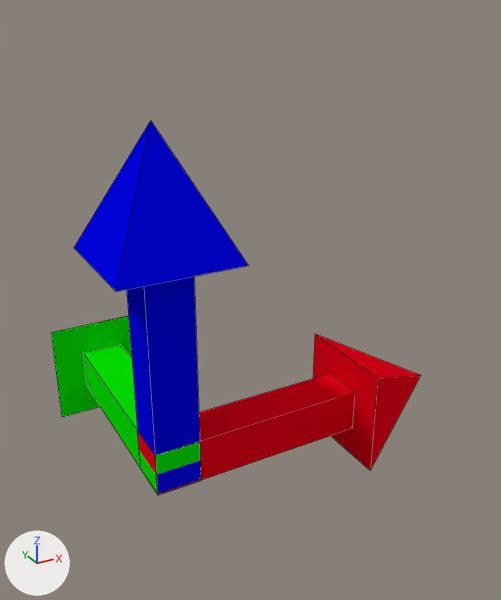
The Blender file asserts/arrows.blend, before and after one commit.
The view is the same before and after, from a camera (50 mm lens) standing at (-1.76, -4.64, 3.8) and looking at (1.41, 1.13, 0.91). The axes (+X, +Y, +Z) are drawn at lower left. The lights are the same throughout. Mesh edges are drawn as thin lines.
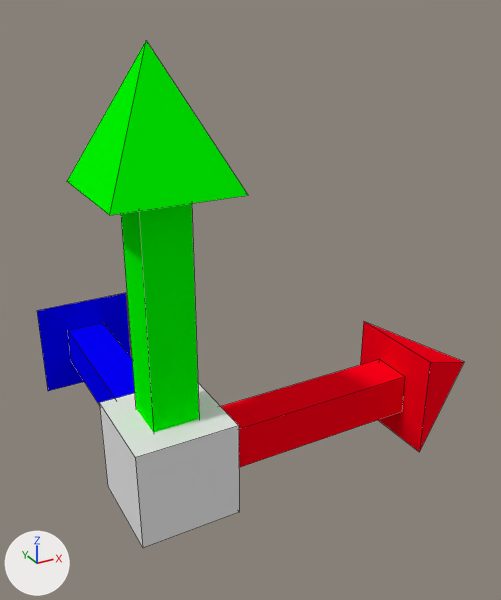
The change, as a diff of the scene's bpy script:
```diff
--- a/asserts/arrows.blend.py
+++ b/asserts/arrows.blend.py
@@ mat_material_001 @@
 mat_material_001 = principled_material('Material.001')
-mat_material_001.base_color = (0.0, 0.00113, 0.8)  # blue #0004e7
+mat_material_001.base_color = (0.0, 1.0, 0.0)  # green #00ff00
 mat_material_001.roughness = 0.0
@@ mat_material @@
 mat_material = principled_material('Material')
-mat_material.base_color = (0.8, 0.0, 0.0101)  # red #e7001a
+mat_material.base_color = (1.0, 0.0, 0.0101)  # red #ff001a
 mat_material.roughness = 0.0
@@ mat_material_002 @@
 mat_material_002 = principled_material('Material.002')
-mat_material_002.base_color = (0.0016, 0.8, 0.0)  # green #05e700
+mat_material_002.base_color = (0.0016, 0.0, 1.0)  # blue #0500ff
 mat_material_002.roughness = 0.0
@@ mat_base @@
+mat_base = principled_material('base')
+mat_base.base_color = (0.8, 0.8, 0.8)  # white #e7e7e7
+mat_base.roughness = 0.0
+mat_base.specular_ior_level = 0.0
@@ me_cube @@
+me_cube.from_pydata(...)  # a box spanning x -1.0..1.0, y -1.0..1.0, z -1.0..1.0
+me_cube.materials.append(mat_base)  # white #e7e7e7
@@ ob_cube_001 @@
 ob_cube_001 = bpy.data.objects.new('Cube.001', me_cube_001)
-ob_cube_001.location = (0.0, 0.0, 2.5)
+ob_cube_001.location = (0.0, 0.0, 3.02)
 ob_cube_001.scale = (0.5, 0.5, 0.5)
@@ ob_cube_003 @@
 ob_cube_003 = bpy.data.objects.new('Cube.003', me_cube_003)
-ob_cube_003.location = (2.3, 0.0, 0.2)
+ob_cube_003.location = (2.9, 0.0, 0.2)
 ob_cube_003.rotation_euler = (0.0, 1.571, 0.0)  # degrees (0, 90, 0)
@@ ob_cube_000 @@
 ob_cube_000 = bpy.data.objects.new('Cube.000', me_cube_004)
-ob_cube_000.location = (0.0, 2.3, 0.2)
+ob_cube_000.location = (0.0, 2.91, 0.2)
 ob_cube_000.rotation_euler = (-1.571, 1.571, 0.0)  # degrees (-90, 90, 0)
@@ ob_base @@
+ob_base = bpy.data.objects.new('base', me_cube)
+ob_base.location = (0.0, 0.0, 0.17)
+ob_base.scale = (-0.44, -0.44, -0.44)
```

Changed parts and their boxes (x1, y1, x2, y2) in the pictures (501 x 600 px):
'Cube.001', recoloured, moved (blue to green): before (74, 121, 248, 494); after (67, 41, 248, 433)
'Cube.003', recoloured, moved: before (138, 334, 421, 495); after (221, 322, 464, 467)
'base', added: after (99, 383, 239, 548)
'Cube.000', recoloured, moved (green to blue): before (51, 316, 201, 495); after (37, 293, 135, 406)
